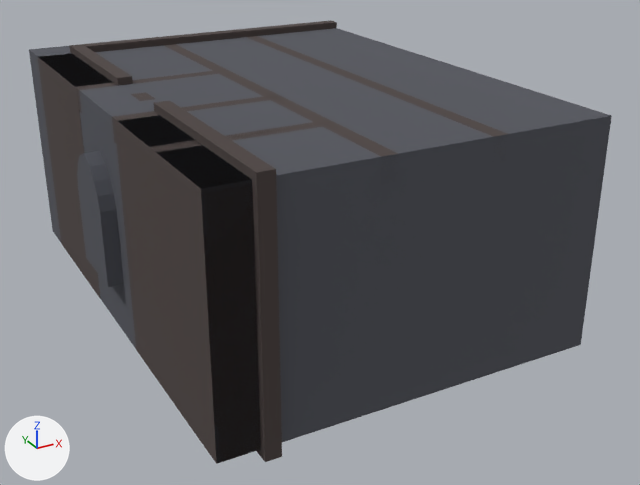
Renders of the glTF model DungeonGame/res/level/level1/study_alcove/study_alcove.gltf from each side of a commit.
Before and after are seen from a 50 mm camera at (-2.66, -14.03, 5.74) aimed at (2.79, -4.12, 0.78). The axes (+X, +Y, +Z) are drawn at lower left. The lights are the same throughout. Where no turn or scale is listed for an object, it has been applied to the vertices.

The first picture shows 'CeilingBars', 'Shelves', 'Walls', '___DoorwayCover1'.
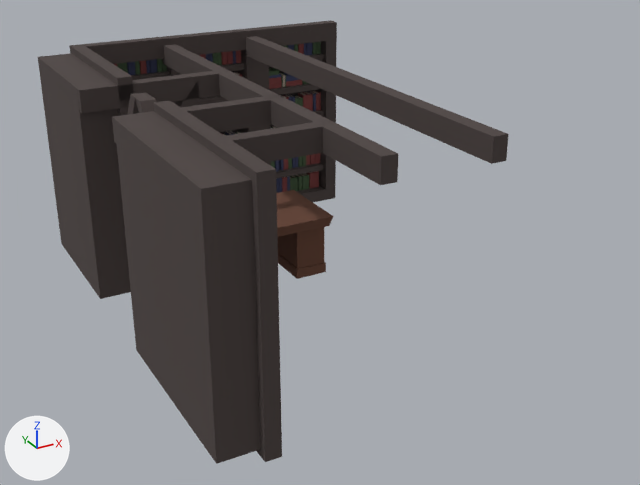
Boxes [x1, y1, x2, y2] around the edits, measured in the pictures (640 x 485 px):
'Walls', deleted
    before: [29, 28, 612, 463]
'___DoorwayCover1', deleted (black)
    before: [301, 128, 544, 435]
'CeilingBars', unchanged, uncovered by the edit
    before: [76, 32, 507, 184]
    after: [70, 28, 509, 185]
'Table', unchanged, uncovered by the edit
    after: [277, 190, 333, 279]

Diff of the bpy script that builds the scene:
```diff
--- a/DungeonGame/res/level/level1/study_alcove/study_alcove.gltf.py
+++ b/DungeonGame/res/level/level1/study_alcove/study_alcove.gltf.py
@@ ob_walls @@
-ob_walls = bpy.data.objects.new('Walls', me_cube)
-ob_walls.location = (0.0, 0.0, 0.0)
@@ ob_doorwaycover1 @@
-ob_doorwaycover1 = bpy.data.objects.new('___DoorwayCover1', me_cube_002)
-ob_doorwaycover1.location = (0.0, 0.0, 0.0)
```
